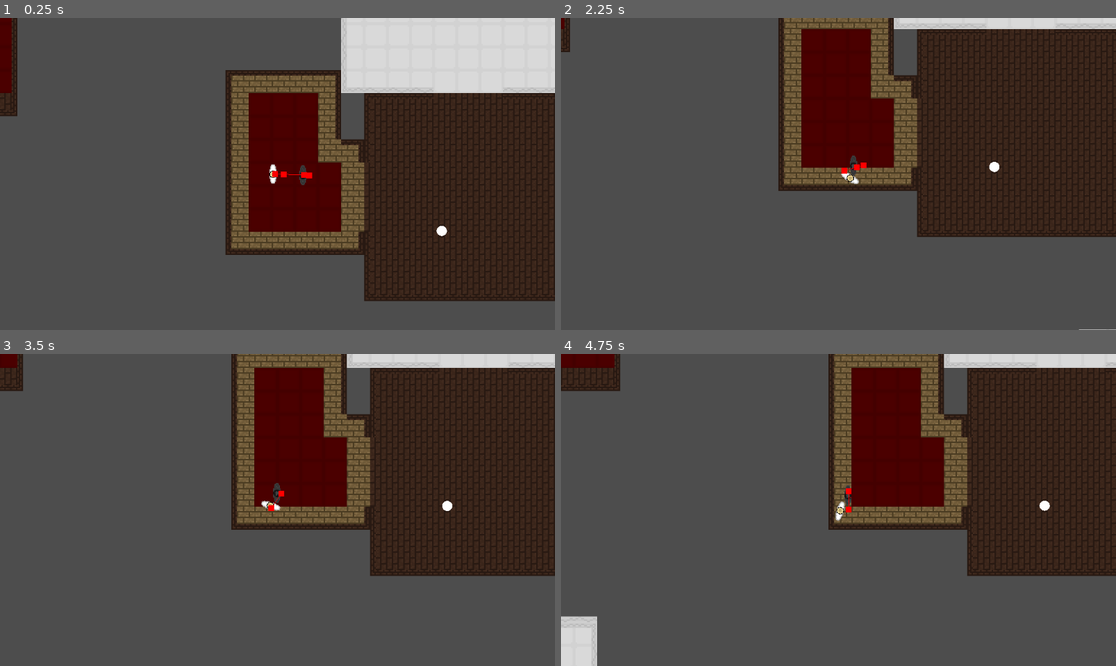
Above: before the commit, frames 1-4 (two rows, left to right).
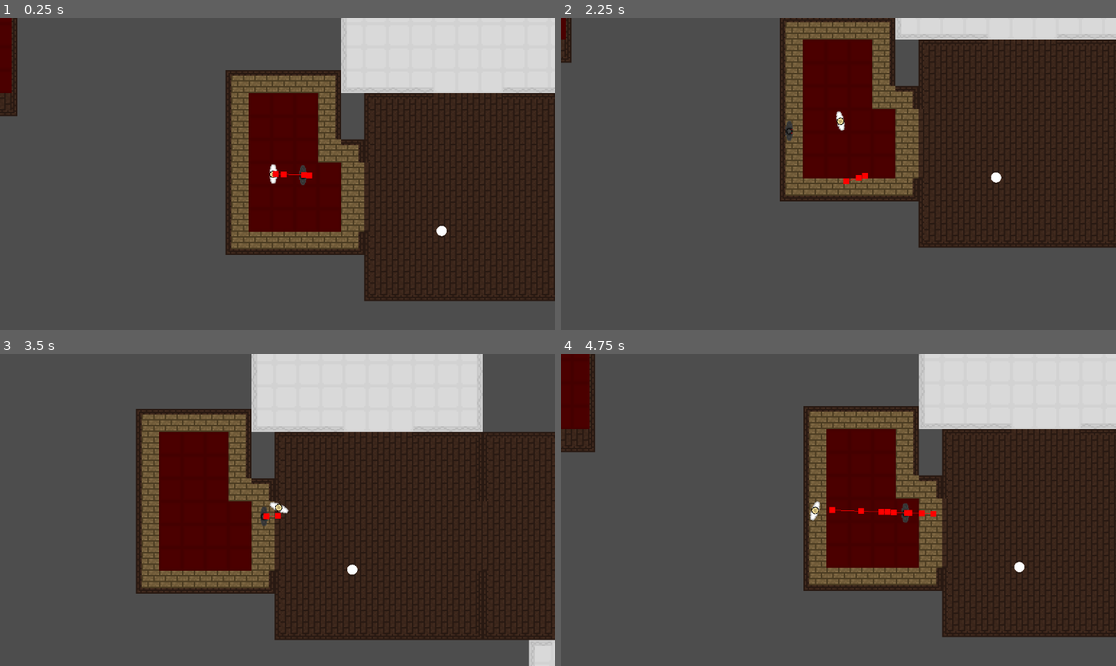
Above: after the commit, the same moments.

Repository: Rodrikk834/etromaton
Game: Godot game, scene res://scenes/main scene.tscn
The game is run twice, just before and just after one commit, with the same random seed, the same clock (stepped at 60 frames per second) and the same inputs.
Inputs (mouse positions are in pixels of both pictures, inside the frame that each line leads up to):
- Up to frame 1 (0.25 s): no input
- Up to frame 2 (2.25 s): move the mouse to (960, 158) at 0.52 s; hold D (move_right) 0.53-1.28 s; tap E (interact) at 0.6, 2.1 s; move the mouse to (727, 189) at 1.27 s; hold S (move_down) 1.28-2.03 s; click (727, 189) at 1.35 s; move the mouse to (894, 105) at 2.02 s; hold D (move_right) from 2.03 s (still down)
- Up to frame 3 (3.5 s): move the mouse to (249, 572) at 2.77 s; release D (move_right) at 2.78 s; hold W (move_up) from 2.78 s (still down); click (249, 572) at 2.85 s
- Up to frame 4 (4.75 s): move the mouse to (1005, 556) at 3.52 s; release W (move_up) at 3.53 s; hold A (move_left) from 3.53 s (still down); tap E (interact) at 3.6 s; move the mouse to (672, 463) at 4.27 s; click (672, 463) at 4.35 s

The runs differ from the first frame. In frame 1, less than 0.1% of the frame differs, in the area x 48-81%, y 46-70%; in frame 2, 9.6%; in frame 3, 46%, in the area x 0-100%, y 0-100%; in frame 4, 34%.

Commit message:
SIstema de vidas y yes

Diff:
--- a/scenes/player.tscn
+++ b/scenes/player.tscn
@@ -28,7 +28,6 @@
 texture = ExtResource("3_qhqgy")
 
 [node name="PickUpArea" type="Area2D" parent="." unique_id=1527539823]
-visible = false
 
 [node name="CollisionShape2D" type="CollisionShape2D" parent="PickUpArea" unique_id=1921320209]
 position = Vector2(-9.999999, 0)
--- a/scenes/robot_character.tscn
+++ b/scenes/robot_character.tscn
@@ -7,6 +7,7 @@
 [ext_resource type="Script" uid="uid://cftb5py8nen2q" path="res://scripts/RobotIdle.gd" id="3_eqd43"]
 [ext_resource type="Texture2D" uid="uid://bpougfam2kaai" path="res://tiles/RobotE.png" id="3_xdh1l"]
 [ext_resource type="Script" uid="uid://cxaela14s0ndg" path="res://scripts/RobotStunned.gd" id="5_svwkp"]
+[ext_resource type="Script" uid="uid://cxcdirr30dg08" path="res://scripts/hitboxRobot.gd" id="8_xdh1l"]
 
 [sub_resource type="SpriteFrames" id="SpriteFrames_kr8bd"]
 animations = [{
@@ -46,8 +47,8 @@
 height = 14.0
 
 [sub_resource type="CapsuleShape2D" id="CapsuleShape2D_xabvw"]
-radius = 3.0
-height = 14.0
+radius = 4.0
+height = 16.0
 
 [node name="RobotCharacter" type="CharacterBody2D" unique_id=150247689 groups=["Robot"]]
 
@@ -92,7 +93,7 @@
 debug_enabled = true
 
 [node name="Hitbox" type="Area2D" parent="." unique_id=674668454]
-visible = false
+script = ExtResource("8_xdh1l")
 
 [node name="CollisionShape2D" type="CollisionShape2D" parent="Hitbox" unique_id=1483963307]
 position = Vector2(-1, 0)
--- a/scenes/taser_ray.tscn
+++ b/scenes/taser_ray.tscn
@@ -12,12 +12,12 @@
 script = ExtResource("1_4m7up")
 
 [node name="Sprite2D" type="Sprite2D" parent="." unique_id=954910912]
-position = Vector2(10, 0)
+position = Vector2(121.24999, -1.2499951)
 rotation = 1.5707964
 scale = Vector2(0.5, 0.5)
 texture = ExtResource("1_d0rdt")
 
 [node name="CollisionShape2D" type="CollisionShape2D" parent="." unique_id=1611651693]
-position = Vector2(63, 0)
+position = Vector2(174.25, -1.2499951)
 rotation = 1.5707964
 shape = SubResource("CapsuleShape2D_4m7up")
--- /dev/null
+++ b/scripts/hitboxRobot.gd
@@ -0,0 +1,18 @@
+extends Area2D
+
+@export var damage := 1
+@export var cooldown := 2
+var can_damage := true
+
+func _ready():
+	body_entered.connect(_on_body_entered)
+
+func _on_body_entered(body):
+	if !can_damage:
+		return
+
+	if body.is_in_group("player"):
+		can_damage = false
+		body.take_damage(damage)
+		await get_tree().create_timer(cooldown).timeout
+		can_damage = true
--- a/scripts/player.gd
+++ b/scripts/player.gd
@@ -2,9 +2,26 @@
 
 @export var move_speed: float = 100
 @export var bullet_scene: PackedScene
+@export var lives := 3
+
+var spawn_position: Vector2
+
 
 var nearby_item = null
 var can_shoot = false
+
+func _ready():
+	spawn_position = global_position
+
+func take_damage(amount := 1):
+	lives -= amount
+	print("Vidas: ", lives)
+
+	global_position = spawn_position
+	velocity = Vector2.ZERO
+
+	if lives <= 0:
+		print("Game Over")
 
 func _physics_process(_delta):
 	var direction := Input.get_vector("move_left", "move_right","move_up","move_down")
Not shown, added: scripts/hitboxRobot.gd.uid
